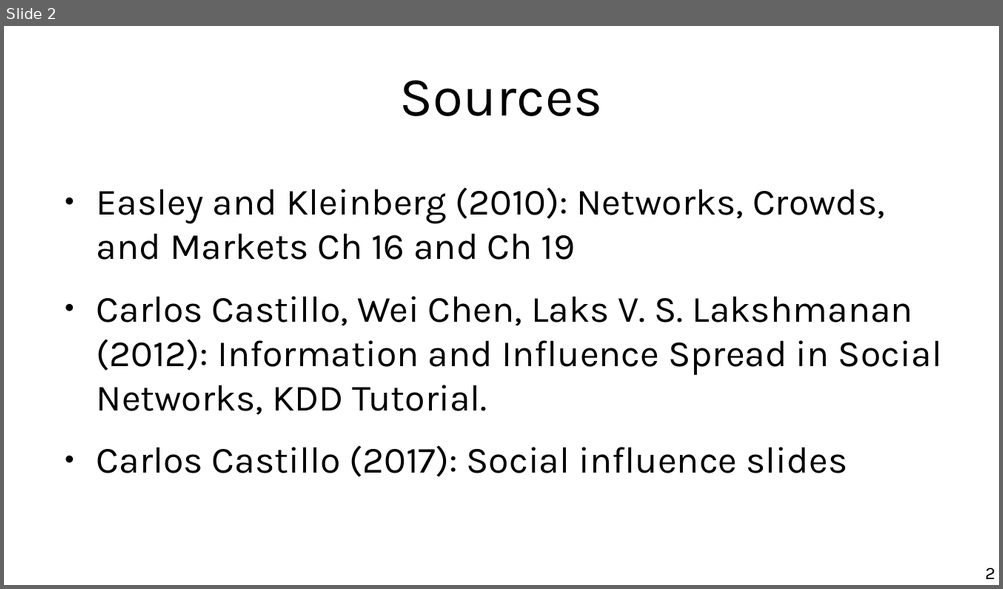
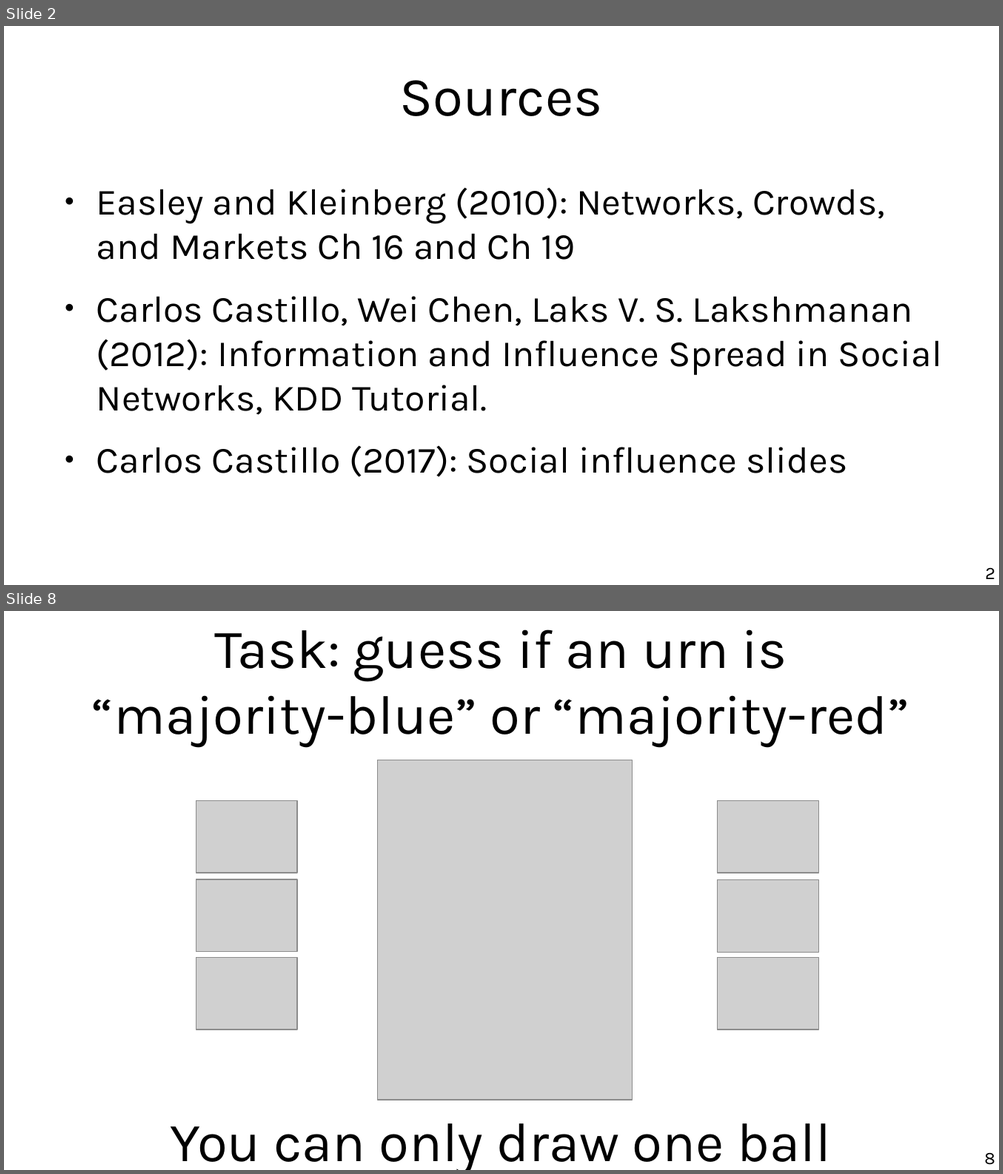
Before and after one commit to chatox/networks-science-course, a slide deck: theory/tt17_spreading_phenomena.odp. Shown one above the other, each under a label of ours: slide 2 before the commit, slides 2 and 8 after it; the slides between them are not shown. The pictures are 1003x589 and 1003x1174 pixels, drawn with LibreOffice and Linux fonts; fonts in the diff are those of the drawing; grey boxes stand for pictures. Boxes give left, top, right and bottom in pixels: in the first picture for what was removed or moved away, otherwise in the second. Text is boxed around its words. In the diff, an @@ line names an element or a change of style, - is before the commit and + after.

```diff
--- a/theory/tt17_spreading_phenomena.odp
+++ b/theory/tt17_spreading_phenomena.odp
@@ slide 8 added at [4,611,999,1170], background #FFFFFF @@
@@ title added at [92,629,909,747], 44 pt, text #000000 @@
+Task: guess if an urn is
+“majority-blue” or “majority-red”
@@ picture added at [378,760,632,1101] @@
@@ picture added at [196,800,297,873] @@
@@ picture added at [717,800,818,873] @@
@@ picture added at [196,880,297,952] @@
@@ picture added at [717,880,818,952] @@
@@ picture added at [196,957,297,1030] @@
@@ picture added at [717,957,818,1030] @@
@@ title added at [170,1124,831,1170], 44 pt, text #000000 @@
+You can only draw one ball
@@ page number added at [984,1153,995,1165], 14 pt, text #000000 @@
+8
```
Also in this commit, not shown: 16 other slides added, 2 slides removed.
